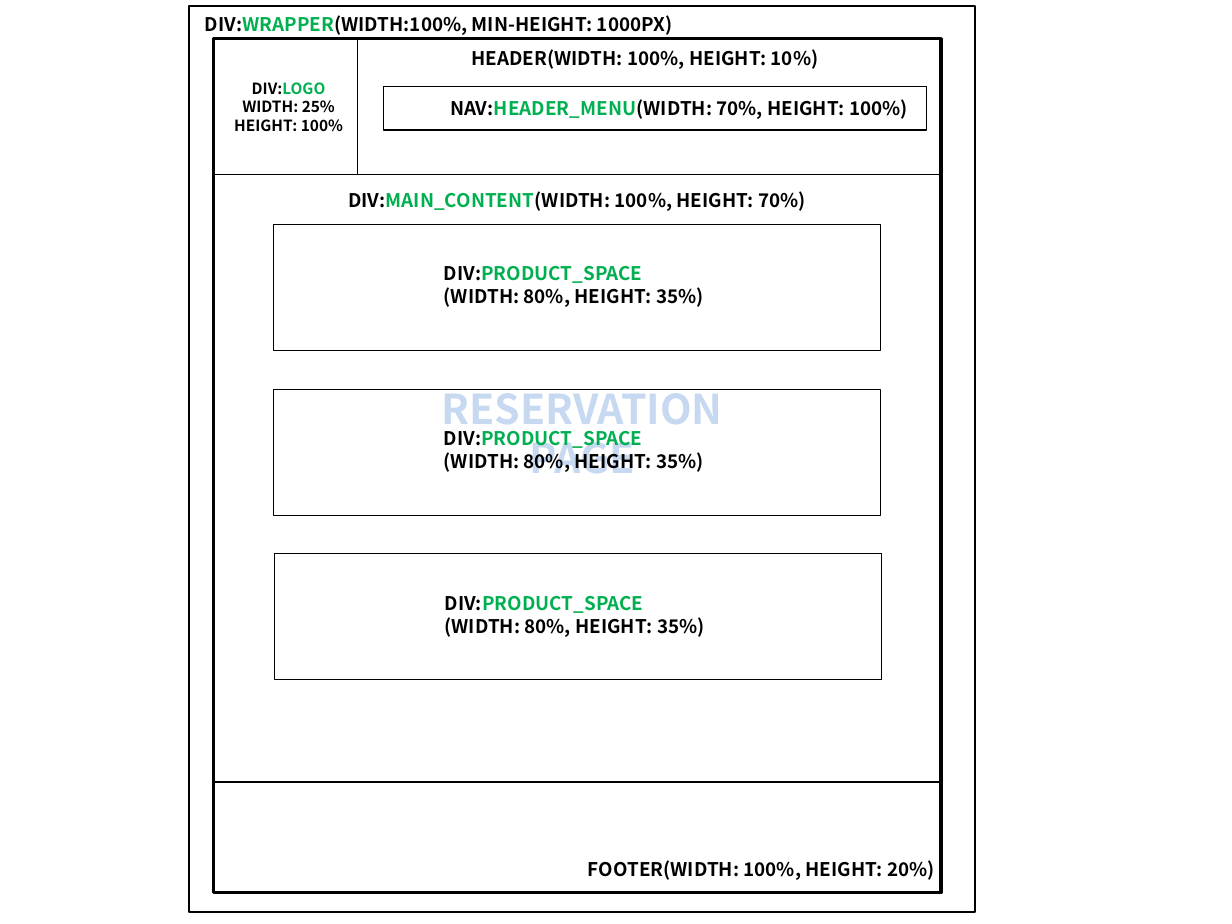
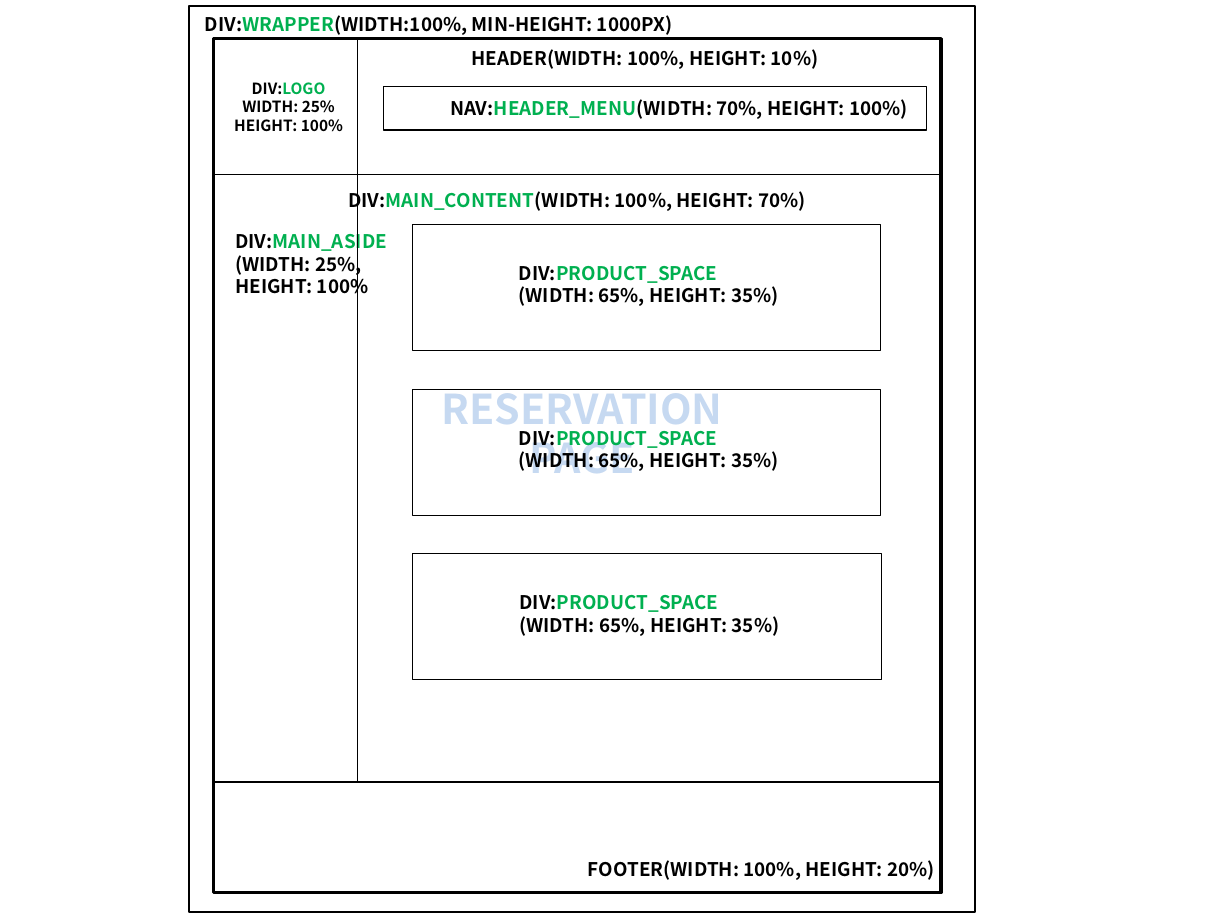
Before and after one commit to seoulsudal/CamFlexProject, a slide deck: slide 2 of 프로젝트 산출물/8. LAYOUT/캠플렉스 사용자레이아웃.pptx. Drawn at 1232x924 pixels with LibreOffice and Linux fonts; fonts in the diff are those of the drawing. Boxes give left, top, right and bottom in pixels: in the first picture for what was removed or moved away, otherwise in the second. Text is boxed around its words. In the diff, an @@ line names an element or a change of style, - is before the commit and + after.

```diff
--- a/프로젝트 산출물/8. LAYOUT/캠플렉스 사용자레이아웃.pptx
+++ b/프로젝트 산출물/8. LAYOUT/캠플렉스 사용자레이아웃.pptx
@@ rectangle added at <box>214,175,357,782</box>, outline #000000 0.5 pt @@
@@ rectangle: place and size @@
-rectangle at <box>274,224,881,350</box>
+rectangle at <box>413,224,881,350</box>
@@ rectangle added at <box>223,244,439,282</box>, 11 pt, text #000000, bold @@
+DIV:MAIN_ASIDE
+(WIDTH: 25%, HEIGHT: 100%
@@ text in rectangle at <box>519,266,779,306</box>: text changed @@
-DIV:PRODUCT_SPACE
-(WIDTH: 80%, HEIGHT: 35%)
+DIV:PRODUCT_SPACE
+(WIDTH: 65%, HEIGHT: 35%)
@@ rectangle: place and size @@
-rectangle at <box>274,389,881,515</box>
+rectangle at <box>413,389,881,515</box>
@@ text in rectangle at <box>519,431,779,473</box>: text changed @@
-DIV:PRODUCT_SPACE
-(WIDTH: 80%, HEIGHT: 35%)
+DIV:PRODUCT_SPACE
+(WIDTH: 65%, HEIGHT: 35%)
@@ rectangle: place and size @@
-rectangle at <box>275,554,882,680</box>
+rectangle at <box>413,554,882,680</box>
@@ 3 rectangles: place and size @@
-3 rectangles at <box>431,265,723,633</box>
+3 rectangles at <box>506,265,798,632</box>
@@ text in rectangle at <box>519,595,780,636</box>: text changed @@
-DIV:PRODUCT_SPACE
-(WIDTH: 80%, HEIGHT: 35%)
+DIV:PRODUCT_SPACE
+(WIDTH: 65%, HEIGHT: 35%)
```
Also in this commit, not shown: 1 other slide changed, 25 other files.
